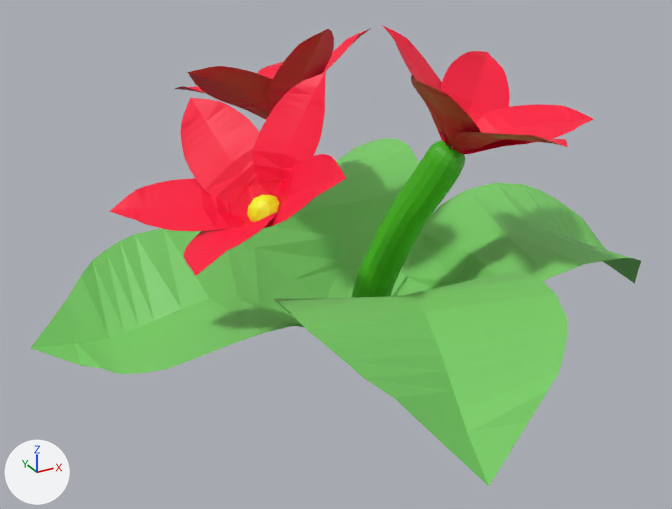
A saved change to the Blender file tropical-tanks/Objects/GroundScatter/RedFlower.blend.
The view is the same before and after, from a 50 mm lens placed at (-0.882, -1.461, 1.039), pointed at (-0.066, 0.022, 0.298). Lighting does not change. The marker at lower left points along +X, +Y and +Z.

In view in the first picture: 'Flowers', 'Leaf', 'Stem'.
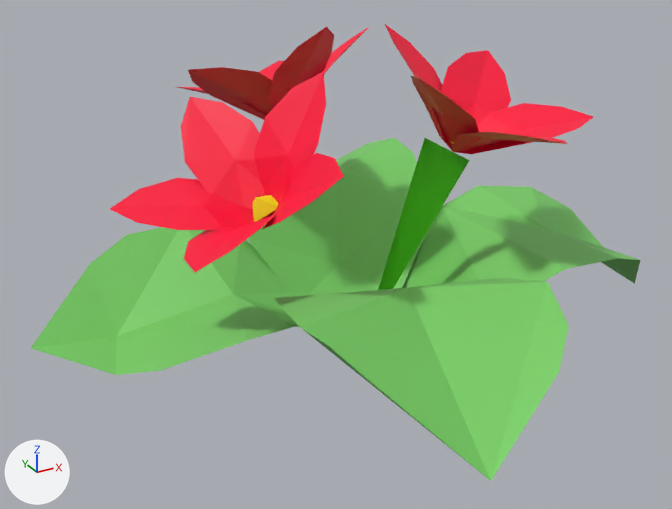
The change, as JSON lines over the scene's bpy script:
```json
{"op": "add", "block": "ob_flowers", "code": "_m = ob_flowers.modifiers.new('Decimate', 'DECIMATE')"}
{"op": "add", "block": "ob_flowers", "code": "_m.ratio = 0.2"}
{"op": "add", "block": "ob_leaf", "code": "_m = ob_leaf.modifiers.new('Decimate', 'DECIMATE')"}
{"op": "add", "block": "ob_leaf", "code": "_m.ratio = 0.3"}
{"op": "add", "block": "ob_stem", "code": "_m = ob_stem.modifiers.new('Decimate', 'DECIMATE')"}
{"op": "add", "block": "ob_stem", "code": "_m.ratio = 0.05"}
{"op": "add", "block": "ob_stem", "code": "_m.angle_limit = 0.208"}
```

Location of each change, (x1, y1, x2, y2) in pixels of the pictures (672 x 509 px):
```json
{"object": "Leaf", "change": "modifiers changed", "before": [31, 138, 641, 486], "after": [31, 138, 640, 481]}
{"object": "Flowers", "change": "modifiers changed", "before": [110, 25, 594, 275], "after": [110, 24, 593, 272]}
{"object": "Stem", "change": "modifiers changed", "before": [351, 140, 465, 298], "after": [378, 138, 470, 290]}
```
